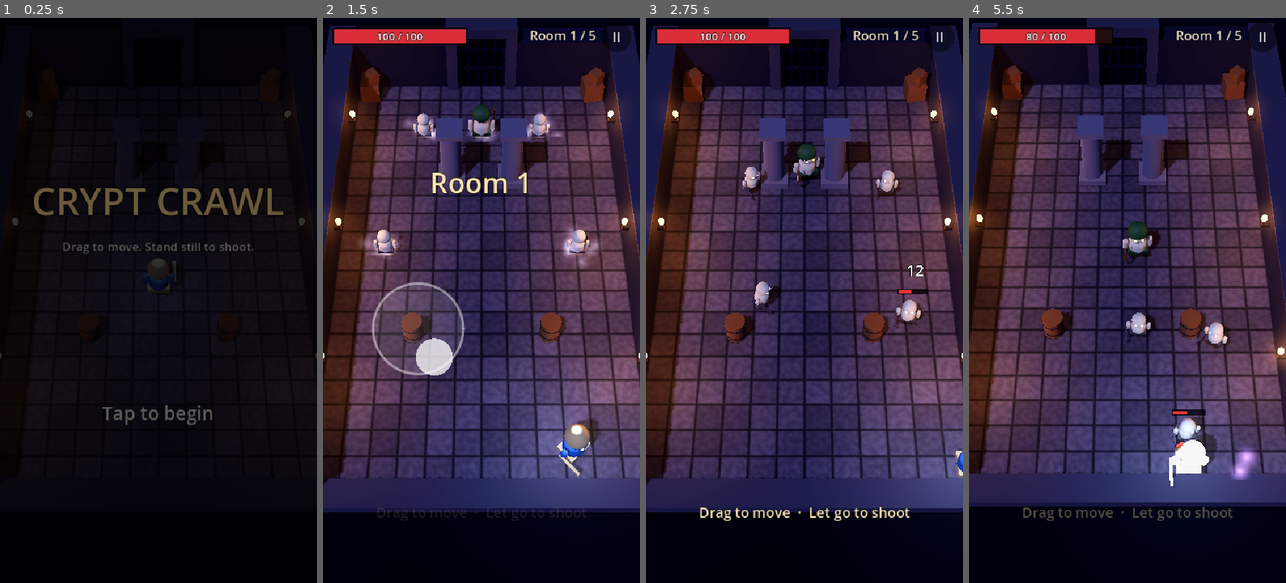
Above: before the commit, frames 1-4 (left to right).
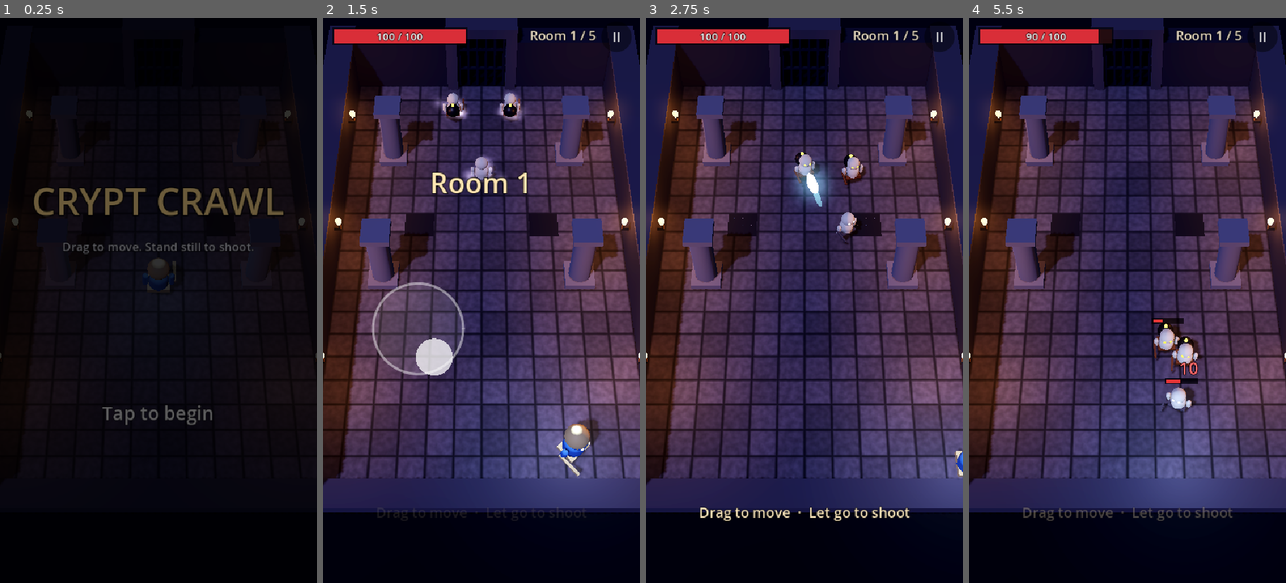
Above: after the commit, the same moments.

Repository: incorruptibleyt/AAA-GAME-DESIGN
Game: Godot game, scene res://scenes/main.tscn
The game is run twice, just before and just after one commit, with the same random seed, the same clock (stepped at 60 frames per second) and the same inputs.
Inputs (mouse positions are in pixels of both pictures, inside the frame that each line leads up to):
- Up to frame 1 (0.25 s): no input
- Up to frame 2 (1.5 s): tap Enter at 0.5 s; move the mouse to (551, 272) at 0.52 s; hold D 0.53-1.25 s; click (551, 272) at 0.67 s; drag from (418, 328) to (465, 413) at 1.27 s
- Up to frame 3 (2.75 s): move the mouse to (836, 176) at 2.02 s; hold D from 2.03 s (still down)
- Up to frame 4 (5.5 s): release D at 2.75 s; drag from (1111, 413) to (1032, 215) at 2.77 s; move the mouse to (1222, 385) at 3.52 s; hold A 3.53-4.25 s; drag from (1032, 215) to (1079, 159) at 4.27 s; move the mouse to (1143, 300) at 5.02 s; hold S from 5.03 s (still down); click (1143, 300) at 5.17 s

The runs differ from the first frame. In frame 2, 11% of the frame differs, in the area x 11-94%, y 8-58%; in frame 3, 11%; in frame 4, 34%, in the area x 0-100%, y 0-88%.

Commit message:
Add new rooms, Bone Bombers, Bone Spitters, spike traps and the Lich boss
- 8 new room layouts (16 in total) using the new pieces.
- Bone Bomber: runs at you, then explodes after a red warning circle,
  hurting skeletons too. Bone Spitter: stationary, fires a three-shard fan.
- Spike traps glow red, then spikes shoot up.
- The Lich rules every second floor: bolt spirals, telegraphed teleports
  with a bolt ring, aimed volleys and raising archers. Boss name and win
  text follow whichever boss you beat.
- The hero only counts a skeleton as in clear view if a bolt can really
  reach it, so it stops wasting shots on barrels.
- Test robot steers around pillars, walks to find a clear shot, and can
  start on any floor.

Co-Authored-By: Claude Opus 5.5 (1M context) <noreply@anthropic.com>
Claude-Session: https://claude.ai/code/session_011dCkZfSyMufLvisEdWMgRS

Diff:
--- a/scripts/autoplay.gd
+++ b/scripts/autoplay.gd
@@ -22,6 +22,8 @@
 	for a in OS.get_cmdline_user_args():
 		if a == "god":
 			god = true
+		elif a.begins_with("floor="):
+			Game.floor_num = int(a.substr(6))
 		elif a.begins_with("runs="):
 			runs = int(a.substr(5))
 		elif a.begins_with("room="):
@@ -50,7 +52,7 @@
 				_shot_n = -1
 				_shot()
 			if _t > 1.5:
-				if start_room > 1:
+				if start_room > 1 or Game.floor_num > 1:
 					Game.hud.show_title(false)
 					Game.hud.show_hud(true)
 					Game._go_to_room(start_room - 1)
@@ -78,7 +80,7 @@
 				return
 			if Game._state_time > 60.0 and _dumped_room != Game._room_index:
 				_dumped_room = Game._room_index
-				print("[autoplay] SLOW room=%d" % (Game._room_index + 1))
+				print("[autoplay] SLOW room=%d alive_enemies=%d door=%s" % [Game._room_index + 1, Game.alive_enemies, Room.current.door_open])
 				for a: Actor in Actor.all:
 					print("   ", a.get_script().get_global_name(), " pos=", a.global_position, " hp=", a.health)
 			_drive(delta)
@@ -118,6 +120,14 @@
 		# Drift back towards the middle when idle so the hero doesn't get cornered.
 		if move.length() > 0.05:
 			move += (Vector3(0, 0, 4) - hero.global_position) * 0.08
+	if move.length() < 0.05 and not room.door_open:
+		# No clear shot at anything? Walk towards the target until there is one.
+		var target := hero._pick_target()
+		if target and not room.clear_shot(hero.global_position, target.global_position):
+			move = target.global_position - hero.global_position
+			move.y = 0.0
+	if move.length() > 0.05:
+		move = room.steer(hero.global_position, move.normalized(), hero.radius)
 	var stick := Vector2(move.x, move.z)
 	Game.hud.joystick = stick.normalized() if stick.length() > 0.05 else Vector2.ZERO
 
--- a/scripts/character_visual.gd
+++ b/scripts/character_visual.gd
@@ -26,7 +26,7 @@
 static var _flash_mat: StandardMaterial3D
 
 
-## look: {key, height, body, accent, eyes, hat, horns, crown, hood, helmet, shield, bow}
+## look: {key, height, body, accent, eyes, hat, horns, crown, hood, helmet, shield, bow, bomb}
 func build(look: Dictionary) -> void:
 	var scene := Art.get_model(look.get("key", ""))
 	if scene:
@@ -190,6 +190,10 @@
 		var shield := U.cylinder(root, h * 0.2, h * 0.05, U.mat(look.accent.lightened(0.15), 0.5), Vector3(-h * 0.3, h * 0.28, -h * 0.12))
 		shield.rotation.x = PI / 2
 		U.sphere(root, h * 0.045, steel, Vector3(-h * 0.3, h * 0.48, -h * 0.17))
+	if look.get("bomb", false):
+		# A round black bomb strapped to the back, with a glowing fuse.
+		U.sphere(root, h * 0.2, U.mat(Color(0.08, 0.08, 0.1), 0.4), Vector3(0, h * 0.5, h * 0.24))
+		U.sphere(root, h * 0.05, U.mat(Color(1.0, 0.6, 0.1), 0.5, 4.0), Vector3(0, h * 0.74, h * 0.26))
 	if look.get("helmet", false):
 		var helm := U.sphere(root, h * 0.2, steel, Vector3(0, h * 0.78, 0.0))
 		helm.scale = Vector3(1, 0.75, 1)
--- /dev/null
+++ b/scripts/enemies/bone_spitter.gd
@@ -0,0 +1,46 @@
+class_name BoneSpitter
+extends Enemy
+## A squat skeleton that never moves. Every couple of seconds it glows and spits a fan
+## of three bone shards at you. Use pillars as cover.
+
+var _timer := 1.5
+var _charging := 0.0
+
+
+func _setup() -> void:
+	init_health(45.0)
+	move_speed = 0.0
+	contact_damage = 8.0
+	radius = 0.6
+	center_height = 0.8
+	knockback_scale = 0.0
+	var look := bones(Art.SKELETON_WARRIOR, 1.7, Color(0.5, 1.0, 0.3))
+	look.horns = true
+	look.accent = Color(0.2, 0.35, 0.15)
+	make_visual(look)
+
+
+func _think(hero: Hero, delta: float) -> void:
+	var to := hero.global_position - global_position
+	to.y = 0.0
+	stand(delta)
+	face(to, 6.0, delta)
+	if _charging > 0.0:
+		_charging -= delta
+		if _charging <= 0.0:
+			_spit(to.normalized())
+		return
+	_timer -= delta
+	if _timer <= 0.0:
+		_timer = randf_range(2.0, 2.6)
+		_charging = 0.5
+		Fx.magic(center() + Vector3.UP * 0.3, Color(0.5, 1.0, 0.3), 12)
+		Sfx.play("warn", 0.4)
+
+
+func _spit(d: Vector3) -> void:
+	visual.attack()
+	Sfx.play("shoot", 0.7)
+	for angle in [-0.28, 0.0, 0.28]:
+		var dir := d.rotated(Vector3.UP, angle)
+		Projectile.fire(Team.UNDEAD, global_position + Vector3.UP * 0.9 + dir * 0.6, dir, 10.0, 8.0, Color(0.6, 1.0, 0.4), 0.22)
--- a/scripts/enemies/enemy.gd
+++ b/scripts/enemies/enemy.gd
@@ -8,6 +8,8 @@
 var knockback_scale := 1.0
 ## Chance of dropping a healing heart when destroyed.
 var drop_chance := 0.18
+## Bosses use the big bar at the top of the screen instead of a little one.
+var is_boss := false
 
 var _spawn_timer := 0.9
 var _contact_cooldown := 0.0
@@ -22,6 +24,9 @@
 		"a": e = SkeletonArcher.new()
 		"g": e = SkeletonMage.new()
 		"K": e = SkeletonKing.new()
+		"L": e = Lich.new()
+		"x": e = SkeletonBomber.new()
+		"t": e = BoneSpitter.new()
 		_: e = SkeletonMinion.new()
 	e.team = Team.UNDEAD
 	parent.add_child(e)
@@ -37,6 +42,10 @@
 
 func _setup() -> void:
 	pass
+
+
+func display_name() -> String:
+	return "Skeleton"
 
 
 func _think(_hero: Hero, _delta: float) -> void:
--- /dev/null
+++ b/scripts/enemies/lich.gd
@@ -0,0 +1,161 @@
+class_name Lich
+extends Enemy
+## The boss of every second floor. A floating sorcerer who never walks: it spins spirals
+## of bolts, teleports (a red circle shows where it will appear), fires aimed volleys
+## and raises archers. Faster and nastier below half health.
+
+const DISPLAY_NAME := "The Lich"
+
+var _enraged := false
+var _started := false
+var _float_t := 0.0
+var _hidden := false
+
+
+func _setup() -> void:
+	is_boss = true
+	init_health(650.0)
+	move_speed = 0.0
+	contact_damage = 14.0
+	radius = 1.0
+	center_height = 1.8
+	knockback_scale = 0.0
+	drop_chance = 0.0
+	var look := bones(Art.SKELETON_MAGE, 3.6, Color(0.4, 0.9, 1.0))
+	look.hat = true
+	look.crown = true
+	look.accent = Color(0.18, 0.12, 0.32)
+	make_visual(look)
+
+
+func can_be_hit() -> bool:
+	return super.can_be_hit() and not _hidden
+
+
+func display_name() -> String:
+	return DISPLAY_NAME
+
+
+func _think(hero: Hero, delta: float) -> void:
+	if not _started:
+		_started = true
+		Sfx.play("roar")
+		Game.shake(0.5)
+		_brain()
+	if not _enraged and health < max_health * 0.5:
+		_enraged = true
+		Sfx.play("roar")
+		Game.shake(0.4)
+		Fx.magic(center(), Color(0.4, 0.9, 1.0), 40)
+	_float_t += delta
+	visual.position.y = 0.35 + sin(_float_t * 2.0) * 0.15
+	var to := hero.global_position - global_position
+	face(to, 4.0, delta)
+	stand(delta)
+
+
+func _wait(seconds: float) -> void:
+	await get_tree().create_timer(seconds, false).timeout
+
+
+func _alive() -> bool:
+	return is_instance_valid(self) and not dead and Game.state == Game.State.PLAYING
+
+
+func _brain() -> void:
+	await _wait(1.2)
+	var step := 0
+	while _alive():
+		match step % 4:
+			0: await _spiral()
+			1: await _teleport()
+			2: await _volleys()
+			3: await _raise()
+		step += 1
+		await _wait(0.9 if _enraged else 1.4)
+
+
+func _spiral() -> void:
+	visual.attack(true)
+	var arms := 3 if _enraged else 2
+	var spin := 0.0
+	var shots := 24
+	for i in shots:
+		if not _alive():
+			return
+		for a in arms:
+			var d := Vector3.FORWARD.rotated(Vector3.UP, spin + a * TAU / arms)
+			Projectile.fire(Team.UNDEAD, global_position + Vector3.UP * 1.2 + d * 1.0, d, 11.0, 6.0, Color(0.4, 0.9, 1.0), 0.25)
+		spin += 0.33
+		if i % 3 == 0:
+			Sfx.play("shoot", 0.5)
+		await _wait(0.12)
+
+
+func _teleport() -> void:
+	var hero := Game.hero
+	if hero == null:
+		return
+	var spot := global_position
+	for tries in 12:
+		var c := Vector3(randf_range(-Room.HALF_W + 1.5, Room.HALF_W - 1.5), 0, randf_range(-Room.HALF_L + 2.0, Room.HALF_L - 3.0))
+		c = Room.current.resolve_move(c, Vector3.ZERO, radius)
+		if c.distance_to(hero.global_position) > 4.5:
+			spot = c
+			break
+	track(Telegraph.circle(spot, 1.6, 0.8, Callable()))
+	Fx.magic(center(), Color(0.4, 0.9, 1.0), 25)
+	visual.visible = false
+	_hidden = true
+	await _wait(0.8)
+	_hidden = false
+	if not _alive():
+		return
+	global_position = spot
+	visual.visible = true
+	Fx.magic(center(), Color(0.4, 0.9, 1.0), 25)
+	Sfx.play("boom", 0.6)
+	var count := 14 if _enraged else 10
+	for i in count:
+		var d := Vector3.FORWARD.rotated(Vector3.UP, i * TAU / count)
+		Projectile.fire(Team.UNDEAD, global_position + Vector3.UP * 1.2 + d * 1.0, d, 11.0, 7.0, Color(0.5, 0.95, 1.0), 0.25)
+	await _wait(0.5)
+
+
+func _volleys() -> void:
+	var rounds := 4 if _enraged else 3
+	for r in rounds:
+		var hero := Game.hero
+		if not _alive() or hero == null:
+			return
+		visual.attack(true)
+		var d := hero.global_position - global_position
+		d.y = 0.0
+		d = d.normalized()
+		for angle in [-0.36, -0.18, 0.0, 0.18, 0.36]:
+			var dir := d.rotated(Vector3.UP, angle)
+			Projectile.fire(Team.UNDEAD, global_position + Vector3.UP * 1.2 + dir * 1.0, dir, 12.0, 9.0, Color(0.7, 0.5, 1.0), 0.24)
+		Sfx.play("shoot", 0.8)
+		await _wait(0.55)
+
+
+func _raise() -> void:
+	visual.attack(true)
+	Sfx.play("roar", 0.6)
+	var kinds := ["a", "m", "m"] if _enraged else ["a", "m"]
+	for i in kinds.size():
+		if Game.alive_enemies >= 7:
+			break
+		var off := Vector3.FORWARD.rotated(Vector3.UP, i * TAU / kinds.size() + randf_range(-0.4, 0.4)) * 3.0
+		var spot := Room.current.resolve_move(global_position + off, Vector3.ZERO, 0.5)
+		Game.spawn_enemy(kinds[i], spot)
+	await _wait(1.0)
+
+
+func _on_death() -> void:
+	visual.visible = true
+	Sfx.play("roar", 0.8)
+	Game.hit_stop(0.25)
+	Game.shake(0.8)
+	Fx.magic(center(), Color(0.4, 0.9, 1.0), 60)
+	super._on_death()
--- /dev/null
+++ b/scripts/enemies/skeleton_bomber.gd
@@ -0,0 +1,55 @@
+class_name SkeletonBomber
+extends Enemy
+## Carries a bomb and runs at you. When it gets close it stops, a red circle appears,
+## and then it blows up, hurting everything nearby (other skeletons too). Kill it first,
+## or run!
+
+const BLAST_RADIUS := 2.2
+var _lit := false
+
+
+func _setup() -> void:
+	init_health(18.0)
+	move_speed = 3.5
+	contact_damage = 0.0
+	radius = 0.45
+	center_height = 0.75
+	drop_chance = 0.1
+	var look := bones(Art.SKELETON_MINION, 1.55, Color(1.0, 0.55, 0.1))
+	look.bomb = true
+	look.accent = Color(0.45, 0.25, 0.1)
+	make_visual(look)
+
+
+func _think(hero: Hero, delta: float) -> void:
+	if _lit:
+		stand(delta)
+		return
+	var to := hero.global_position - global_position
+	to.y = 0.0
+	walk(to, delta)
+	if to.length() < 2.0:
+		_lit = true
+		visual.attack()
+		var spot := global_position
+		track(Telegraph.circle(spot, BLAST_RADIUS, 0.75, func(): _blow_up()))
+
+
+func _blow_up() -> void:
+	if dead:
+		return
+	var spot := global_position
+	Fx.magic(spot + Vector3.UP * 0.5, Color(1.0, 0.5, 0.1), 40)
+	Fx.dust(spot, 20)
+	Sfx.play("boom")
+	Game.shake(0.35)
+	for a: Actor in Actor.all.duplicate():
+		if a == self or not a.can_be_hit():
+			continue
+		var d := a.global_position - spot
+		d.y = 0.0
+		if d.length() < BLAST_RADIUS + a.radius * 0.5:
+			a.take_damage(22.0 if a is Hero else 30.0, d, 10.0)
+	# The blast takes the bomber with it.
+	drop_chance = 0.0
+	take_damage(9999.0, Vector3.ZERO, 0.0)
--- a/scripts/enemies/skeleton_king.gd
+++ b/scripts/enemies/skeleton_king.gd
@@ -11,6 +11,7 @@
 
 
 func _setup() -> void:
+	is_boss = true
 	init_health(750.0)
 	drop_chance = 0.0
 	move_speed = 1.8
@@ -23,6 +24,10 @@
 	look.crown = true
 	look.horns = true
 	make_visual(look)
+
+
+func display_name() -> String:
+	return DISPLAY_NAME
 
 
 func _think(hero: Hero, delta: float) -> void:
--- a/scripts/game.gd
+++ b/scripts/game.gd
@@ -17,7 +17,7 @@
 var world: Node3D
 var hud: Hud
 var hero: Hero
-var boss: SkeletonKing
+var boss: Enemy
 var alive_enemies := 0
 ## Which floor of the crypt we're on. Each Skeleton King beaten takes you one floor deeper.
 var floor_num := 1
@@ -350,7 +350,10 @@
 	hud.banner("The Throne Room" if _in_boss_room() else "Room %d" % (index + 1))
 	hud.show_hint("Drag to move  ·  Let go to shoot" if floor_num == 1 and index == 0 else "")
 	for s in room.spawns:
-		spawn_enemy(s.kind, s.pos)
+		var kind: String = s.kind
+		if kind == "K" and floor_num % 2 == 0:
+			kind = "L"   # every second floor is ruled by the Lich instead
+		spawn_enemy(kind, s.pos)
 	_set_state(State.PLAYING)
 	if alive_enemies == 0:
 		room.open_door()
@@ -359,8 +362,9 @@
 func spawn_enemy(kind: String, pos: Vector3) -> Enemy:
 	var e := Enemy.create(kind, Room.current, pos)
 	alive_enemies += 1
-	if e is SkeletonKing:
+	if e.is_boss:
 		boss = e
+		hud.set_boss_name(e.display_name())
 	return e
 
 
@@ -370,8 +374,8 @@
 	hud.show_hint("")
 	if state != State.PLAYING:
 		return
-	if e is SkeletonKing:
-		# Any minions left crumble with their king.
+	if e == boss:
+		# Any minions left crumble with their master.
 		for a: Actor in Actor.all.duplicate():
 			if a != e and a.team == Actor.Team.UNDEAD and not a.dead and a.can_be_hit():
 				a.take_damage(9999.0, Vector3.ZERO, 0.0)
@@ -422,6 +426,7 @@
 
 
 func _win() -> void:
+	var boss_name := boss.display_name() if is_instance_valid(boss) else "The boss"
 	_set_state(State.VICTORY)
 	_clear_enemy_attacks()
 	Pickup.collect_all()
@@ -431,7 +436,7 @@
 	var cfg := _load_save()
 	cfg.set_value("stats", "wins", int(cfg.get_value("stats", "wins", 0)) + 1)
 	_save_best(cfg, _run.size())
-	hud.show_end(true, true, "The Skeleton King of floor %d has fallen.\n\nTime  %s\nSkeletons destroyed  %d" % [floor_num, _format_time(_run_time), _kills],
+	hud.show_end(true, true, "%s of floor %d has fallen.\n\nTime  %s\nSkeletons destroyed  %d" % [boss_name, floor_num, _format_time(_run_time), _kills],
 		"Tap to descend to floor %d" % (floor_num + 1))
 	_state_time = 0.0
 
@@ -505,7 +510,7 @@
 	var best := int(cfg.get_value("stats", "best_room", 0))
 	var deepest := int(cfg.get_value("stats", "best_floor", 1))
 	if wins > 0:
-		return "Kings defeated: %d  ·  Deepest floor: %d" % [wins, deepest]
+		return "Bosses defeated: %d  ·  Deepest floor: %d" % [wins, deepest]
 	if best > 0:
 		return "Deepest room reached: %d" % best
 	return ""
--- a/scripts/health_bar.gd
+++ b/scripts/health_bar.gd
@@ -9,7 +9,7 @@
 
 
 static func attach(a: Actor) -> HealthBar:
-	if a is SkeletonKing:
+	if a is Enemy and (a as Enemy).is_boss:
 		return null   # the boss uses the big bar at the top of the screen
 	var bar := HealthBar.new()
 	bar._owner_actor = a
--- a/scripts/hud.gd
+++ b/scripts/hud.gd
@@ -38,6 +38,7 @@
 var _danger: TextureRect
 var _hint: Label
 var _end_tap: Label
+var _boss_name: Label
 var _cards_age := 0.0
 var _fade: ColorRect
 
@@ -181,10 +182,10 @@
 	_boss_box.offset_top = 60
 	_boss_box.offset_bottom = 112
 	root.add_child(_boss_box)
-	var bname := label(SkeletonKing.DISPLAY_NAME, 20, Color(1, 0.8, 0.6))
-	bname.set_anchors_preset(Control.PRESET_TOP_WIDE)
-	bname.offset_bottom = 26
-	_boss_box.add_child(bname)
+	_boss_name = label(SkeletonKing.DISPLAY_NAME, 20, Color(1, 0.8, 0.6))
+	_boss_name.set_anchors_preset(Control.PRESET_TOP_WIDE)
+	_boss_name.offset_bottom = 26
+	_boss_box.add_child(_boss_name)
 	var bar_holder := Control.new()
 	bar_holder.mouse_filter = Control.MOUSE_FILTER_IGNORE
 	bar_holder.set_anchors_preset(Control.PRESET_BOTTOM_WIDE)
@@ -420,6 +421,10 @@
 	_boss_box.visible = boss
 
 
+func set_boss_name(n: String) -> void:
+	_boss_name.text = n
+
+
 func hide_boss() -> void:
 	_boss_box.visible = false
 
--- a/scripts/layouts.gd
+++ b/scripts/layouts.gd
@@ -9,7 +9,10 @@
 ##   b  barrel (blocks)      c  stack of crates (blocks)
 ##   m  skeleton minion      w  skeleton warrior
 ##   a  skeleton archer      g  skeleton mage
-##   K  the Skeleton King (boss)
+##   x  bone bomber (runs at you and explodes)
+##   t  bone spitter (stays put, spits three shards)
+##   ^  spike trap (glows red, then spikes shoot up)
+##   K  the boss (the Skeleton King, or the Lich on every second floor)
 
 const COLUMNS := 9
 const ROWS := 15
@@ -66,6 +69,57 @@
 		".........",
 		".........",
 	],
+	[
+		".........",
+		"...x.x...",
+		".........",
+		".#.....#.",
+		"....m....",
+		".........",
+		"..^...^..",
+		".........",
+		".#.....#.",
+		".........",
+		".........",
+		".........",
+		".........",
+		".........",
+		".........",
+	],
+	[
+		".........",
+		"....t....",
+		".........",
+		"..c...c..",
+		".........",
+		".m.....m.",
+		".........",
+		"...#.#...",
+		".........",
+		".........",
+		".........",
+		".........",
+		".........",
+		".........",
+		".........",
+	],
+	[
+		"b.......b",
+		"..m...m..",
+		".........",
+		"^^^...^^^",
+		".........",
+		"....a....",
+		".........",
+		"..#...#..",
+		".........",
+		".........",
+		".........",
+		".........",
+		".........",
+		".........",
+		".........",
+	],
 ]
 
 const MEDIUM := [
@@ -120,6 +174,57 @@
 		".........",
 		".........",
 	],
+	[
+		".t.....t.",
+		".........",
+		"..#...#..",
+		"....w....",
+		".........",
+		"^.^...^.^",
+		".........",
+		"..m.x.m..",
+		".........",
+		"#.......#",
+		".........",
+		".........",
+		".........",
+		".........",
+		".........",
+	],
+	[
+		"c..g.g..c",
+		".........",
+		"...^^^...",
+		"..m...m..",
+		".........",
+		".#..x..#.",
+		".........",
+		"...^^^...",
+		".........",
+		"....w....",
+		".........",
+		".........",
+		".........",
+		".........",
+		".........",
+	],
+	[
+		"...a.a...",
+		".........",
+		"#..#.#..#",
+		".........",
+		"..x...x..",
+		".........",
+		"..t...t..",
+		".........",
+		"b.......b",
+		".........",
+		".........",
+		".........",
+		".........",
+		".........",
+		".........",
+	],
 ]
 
 const HARD := [
@@ -157,6 +262,40 @@
 		".........",
 		".........",
 	],
+	[
+		"t...g...t",
+		".........",
+		"..w...w..",
+		"^^.....^^",
+		".........",
+		"..#.x.#..",
+		".........",
+		".a.....a.",
+		".........",
+		"...^.^...",
+		".........",
+		".........",
+		".........",
+		".........",
+		".........",
+	],
+	[
+		".x.....x.",
+		"..a...a..",
+		".........",
+		"c.#...#.c",
+		"...t.t...",
+		".........",
+		"^^.m.m.^^",
+		".........",
+		"...w.w...",
+		".........",
+		".........",
+		".........",
+		".........",
+		".........",
+		".........",
+	],
 ]
 
 const BOSS := [
--- a/scripts/room.gd
+++ b/scripts/room.gd
@@ -166,7 +166,11 @@
 						a.rotation.y = randf_range(-0.3, 0.3)
 						var b := U.box(self, Vector3.ONE * 0.55, wood, p + Vector3(0.1, 1.175, 0.05))
 						b.rotation.y = randf_range(0.3, 0.9)
-				"m", "w", "a", "g", "K":
+				"^":
+					var trap := SpikeTrap.new()
+					add_child(trap)
+					trap.position = p
+				"m", "w", "a", "g", "K", "L", "x", "t":
 					spawns.append({"kind": ch, "pos": p})
 
 
@@ -246,7 +250,8 @@
 		for o in obstacles:
 			var d: Vector3 = p - o.pos
 			d.y = 0.0
-			if d.length_squared() < o.r * o.r:
+			var m: float = o.r + 0.15   # a bolt's own size, as in blocks_shot
+			if d.length_squared() < m * m:
 				return false
 	return true
 
--- /dev/null
+++ b/scripts/spike_trap.gd
@@ -0,0 +1,64 @@
+class_name SpikeTrap
+extends Node3D
+## A floor tile that shoots up spikes every few seconds. It glows red just before,
+## so watch the floor.
+
+const DAMAGE := 14.0
+const HALF := 0.62
+const REST := 1.8
+const WARN := 0.6
+const UP := 0.8
+
+var _t := 0.0
+var _hit_this_time := false
+var _spikes: Node3D
+var _glow_mat: StandardMaterial3D
+
+
+func _ready() -> void:
+	# Neighbouring traps fire at slightly different times.
+	_t = fmod(absf(global_position.x * 0.37 + global_position.z * 0.21), 1.0) * REST
+	U.floor_quad(self, Vector2(HALF * 2, HALF * 2), U.mat(Color(0.12, 0.11, 0.13), 0.6), Vector3(0, 0.02, 0))
+	_glow_mat = U.unlit(Color(1, 0.15, 0.1, 0.0), U.soft_circle()).duplicate()
+	var glow := U.floor_quad(self, Vector2(HALF * 2.4, HALF * 2.4), _glow_mat, Vector3(0, 0.04, 0))
+	glow.cast_shadow = GeometryInstance3D.SHADOW_CASTING_SETTING_OFF
+	_spikes = Node3D.new()
+	add_child(_spikes)
+	var steel := U.mat(Color(0.7, 0.7, 0.75), 0.3)
+	for x in 3:
+		for z in 3:
+			var cone := CylinderMesh.new()
+			cone.top_radius = 0.0
+			cone.bottom_radius = 0.1
+			cone.height = 0.55
+			cone.radial_segments = 6
+			var m := MeshInstance3D.new()
+			m.mesh = cone
+			m.material_override = steel
+			m.position = Vector3((x - 1) * 0.38, 0.27, (z - 1) * 0.38)
+			_spikes.add_child(m)
+	_spikes.position.y = -0.6
+
+
+func _process(delta: float) -> void:
+	_t += delta
+	var cycle := REST + WARN + UP
+	var k := fmod(_t, cycle)
+	if k < REST:
+		_spikes.position.y = move_toward(_spikes.position.y, -0.6, delta * 3.0)
+		_glow_mat.albedo_color.a = 0.0
+		_hit_this_time = false
+	elif k < REST + WARN:
+		var w := (k - REST) / WARN
+		_glow_mat.albedo_color.a = 0.35 + 0.35 * sin(w * 25.0)
+		_spikes.position.y = -0.45
+	else:
+		_glow_mat.albedo_color.a = 0.25
+		_spikes.position.y = move_toward(_spikes.position.y, 0.0, delta * 12.0)
+		if not _hit_this_time and _spikes.position.y > -0.2:
+			var hero := Game.hero
+			if hero and hero.can_be_hit():
+				var d := hero.global_position - global_position
+				if absf(d.x) < HALF + hero.radius * 0.5 and absf(d.z) < HALF + hero.radius * 0.5:
+					_hit_this_time = true
+					hero.take_damage(DAMAGE, Vector3.ZERO, 0.0)
Not shown, added: scripts/enemies/bone_spitter.gd.uid
Not shown, added: scripts/enemies/lich.gd.uid
Not shown, added: scripts/enemies/skeleton_bomber.gd.uid
Not shown, added: scripts/spike_trap.gd.uid
